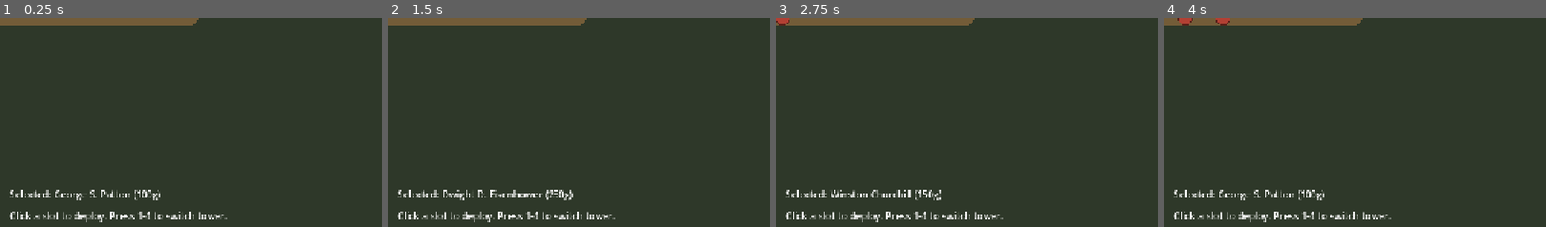
Above: before the commit, frames 1-4 (left to right).
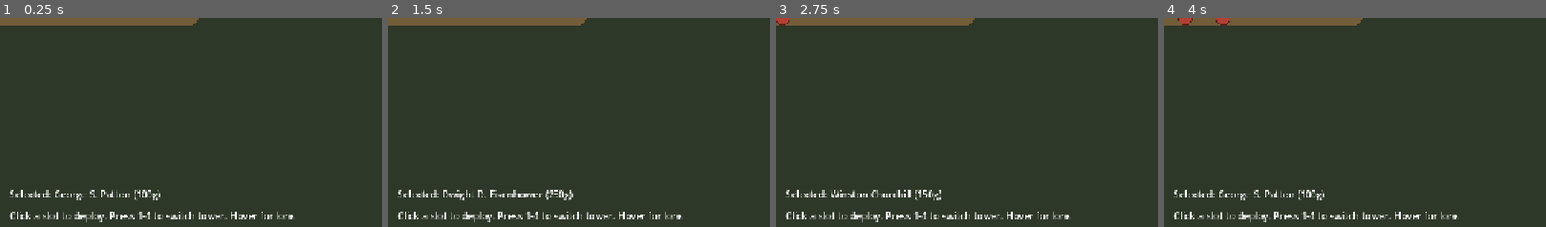
Above: after the commit, the same moments.

Repository: Josh-Buck/wwii-td
Game: Godot game, scene res://scenes/main/Main.tscn
The game is run twice, just before and just after one commit, with the same random seed, the same clock (stepped at 60 frames per second) and the same inputs.
Inputs (mouse positions are % of the whole screen's width and height, from its top left):
- Up to frame 1 (0.25 s): no input
- Up to frame 2 (1.5 s): tap A at 0.5, 1.25 s; move the mouse to (16, 38) at 0.52 s; tap 1 at 0.6 s; click (16, 38) at 0.67 s; move the mouse to (34, 38) at 1.27 s; tap 2 at 1.35 s; click (34, 38) at 1.42 s
- Up to frame 3 (2.75 s): tap A at 2 s; move the mouse to (44, 16) at 2.02 s; tap 3 at 2.1 s; click (44, 16) at 2.17 s
- Up to frame 4 (4 s): tap A at 2.75, 3.5 s; move the mouse to (64, 50) at 2.77 s; tap 4 at 2.85 s; click (64, 50) at 2.92 s; move the mouse to (81, 64) at 3.52 s; tap 1 at 3.6 s; click (81, 64) at 3.67 s
The pictures show only the part of the screen within x 0-50%, y 50-100%; the shares and areas given below are measured in that part.

The runs differ from the first frame. In frame 1, 0.2% of the frame differs, in the area x 60-77%, y 92-97%; in frame 2, 0.2%; in frame 3, 0.2%; in frame 4, 0.2%.

Commit message:
M1: tooltip lore on hover for towers and enemies

Diff:
--- a/autoload/EventBus.gd
+++ b/autoload/EventBus.gd
@@ -11,6 +11,8 @@
 # Combat
 signal enemy_killed(enemy: Node, reward: int)
 signal enemy_reached_end(enemy: Node)
+signal enemy_hovered(enemy: Node)
+signal enemy_unhovered(enemy: Node)
 
 # Towers
 signal tower_placed(tower: Node)
@@ -18,6 +20,8 @@
 signal tower_selected(tower: Node)
 signal tower_deselected
 signal tower_selection_changed(stats: Resource)  ## active palette selection
+signal tower_hovered(tower: Node)
+signal tower_unhovered(tower: Node)
 
 # Codex
 signal codex_entry_unlocked(entry_id: StringName)
--- a/scenes/enemies/Enemy.gd
+++ b/scenes/enemies/Enemy.gd
@@ -25,7 +25,18 @@
 	if health_bar:
 		health_bar.max_value = max_hp
 		health_bar.value = hp
+	if hitbox:
+		hitbox.input_pickable = true
+		hitbox.mouse_entered.connect(_on_hover_entered)
+		hitbox.mouse_exited.connect(_on_hover_exited)
 	queue_redraw()
+
+func _on_hover_entered() -> void:
+	if not dead:
+		EventBus.enemy_hovered.emit(self)
+
+func _on_hover_exited() -> void:
+	EventBus.enemy_unhovered.emit(self)
 
 func _process(delta: float) -> void:
 	if dead:
--- a/scenes/towers/Tower.gd
+++ b/scenes/towers/Tower.gd
@@ -8,6 +8,7 @@
 
 @onready var range_area: Area2D = $RangeArea
 @onready var range_collision: CollisionShape2D = $RangeArea/CollisionShape2D
+@onready var hover_area: Area2D = $HoverArea
 @onready var fire_timer: Timer = $FireTimer
 
 func _ready() -> void:
@@ -29,7 +30,15 @@
 	range_area.body_exited.connect(_on_target_exited)
 	range_area.area_entered.connect(_on_target_area_entered)
 	range_area.area_exited.connect(_on_target_area_exited)
+	hover_area.mouse_entered.connect(_on_hover_entered)
+	hover_area.mouse_exited.connect(_on_hover_exited)
 	queue_redraw()
+
+func _on_hover_entered() -> void:
+	EventBus.tower_hovered.emit(self)
+
+func _on_hover_exited() -> void:
+	EventBus.tower_unhovered.emit(self)
 
 func effective_damage() -> float:
 	return stats.damage  # M2 will fold in adjacency buffs
--- a/scenes/towers/Tower.tscn
+++ b/scenes/towers/Tower.tscn
@@ -1,9 +1,12 @@
-[gd_scene load_steps=4 format=3]
+[gd_scene load_steps=5 format=3]
 
 [ext_resource type="Script" path="res://scenes/towers/Tower.gd" id="1"]
 
 [sub_resource type="CircleShape2D" id="rangeShape"]
 radius = 160.0
+
+[sub_resource type="CircleShape2D" id="hoverShape"]
+radius = 22.0
 
 [node name="Tower" type="Node2D"]
 script = ExtResource("1")
@@ -11,9 +14,17 @@
 [node name="RangeArea" type="Area2D" parent="."]
 collision_layer = 0
 collision_mask = 2
+input_pickable = false
 
 [node name="CollisionShape2D" type="CollisionShape2D" parent="RangeArea"]
 shape = SubResource("rangeShape")
+
+[node name="HoverArea" type="Area2D" parent="."]
+collision_layer = 0
+collision_mask = 0
+
+[node name="CollisionShape2D" type="CollisionShape2D" parent="HoverArea"]
+shape = SubResource("hoverShape")
 
 [node name="FirePoint" type="Marker2D" parent="."]
 
--- a/scenes/ui/HUD.gd
+++ b/scenes/ui/HUD.gd
@@ -7,25 +7,66 @@
 @onready var end_label: Label = $EndScreen/Panel/Label
 @onready var hint_label: Label = $HintLabel
 @onready var selection_label: Label = $SelectionLabel
+@onready var tooltip: PanelContainer = $Tooltip
+@onready var tooltip_title: Label = $Tooltip/VBox/TitleLabel
+@onready var tooltip_lore: Label = $Tooltip/VBox/LoreLabel
 
 func _ready() -> void:
 	end_screen.visible = false
+	tooltip.visible = false
 	EventBus.gold_changed.connect(func(g): gold_label.text = "Gold: %d" % g)
 	EventBus.lives_changed.connect(func(l): lives_label.text = "Lives: %d" % l)
 	EventBus.wave_started.connect(func(w): wave_label.text = "Wave %d" % (w + 1))
 	EventBus.tower_selection_changed.connect(_on_selection_changed)
+	EventBus.tower_hovered.connect(_on_tower_hovered)
+	EventBus.tower_unhovered.connect(_on_tower_unhovered)
+	EventBus.enemy_hovered.connect(_on_enemy_hovered)
+	EventBus.enemy_unhovered.connect(_on_enemy_unhovered)
 	gold_label.text = "Gold: %d" % GameState.gold
 	lives_label.text = "Lives: %d" % GameState.lives
 	wave_label.text = "Wave 1"
 	if hint_label:
-		hint_label.text = "Click a slot to deploy. Press 1-4 to switch tower."
+		hint_label.text = "Click a slot to deploy. Press 1-4 to switch tower. Hover for lore."
 	if selection_label:
 		selection_label.text = "Selected: —"
+
+func _process(_delta: float) -> void:
+	if tooltip.visible:
+		var mp := get_viewport().get_mouse_position()
+		# Offset so cursor doesn't overlap; flip to left of cursor near right edge.
+		var pos := mp + Vector2(20, 16)
+		var vp_size := get_viewport().get_visible_rect().size
+		if pos.x + tooltip.size.x > vp_size.x:
+			pos.x = mp.x - tooltip.size.x - 20
+		if pos.y + tooltip.size.y > vp_size.y:
+			pos.y = mp.y - tooltip.size.y - 16
+		tooltip.position = pos
 
 func _on_selection_changed(stats: Resource) -> void:
 	if selection_label and stats:
 		selection_label.text = "Selected: %s (%dg)" % [stats.display_name, stats.cost]
 
+func _show_tooltip_for_stats(stats: Resource) -> void:
+	if stats == null:
+		return
+	tooltip_title.text = stats.display_name
+	tooltip_lore.text = stats.tooltip_lore
+	tooltip.visible = true
+
+func _on_tower_hovered(tower: Node) -> void:
+	if tower and tower.stats:
+		_show_tooltip_for_stats(tower.stats)
+
+func _on_tower_unhovered(_tower: Node) -> void:
+	tooltip.visible = false
+
+func _on_enemy_hovered(enemy: Node) -> void:
+	if enemy and enemy.stats:
+		_show_tooltip_for_stats(enemy.stats)
+
+func _on_enemy_unhovered(_enemy: Node) -> void:
+	tooltip.visible = false
+
 func show_end_screen(victory: bool) -> void:
 	end_label.text = "VICTORY" if victory else "DEFEAT"
 	end_screen.visible = true
--- a/scenes/ui/HUD.tscn
+++ b/scenes/ui/HUD.tscn
@@ -49,6 +49,28 @@
 mouse_filter = 2
 text = "Selected: —"
 
+[node name="Tooltip" type="PanelContainer" parent="."]
+visible = false
+mouse_filter = 2
+offset_left = 0.0
+offset_top = 0.0
+offset_right = 360.0
+offset_bottom = 80.0
+
+[node name="VBox" type="VBoxContainer" parent="Tooltip"]
+mouse_filter = 2
+
+[node name="TitleLabel" type="Label" parent="Tooltip/VBox"]
+mouse_filter = 2
+text = ""
+theme_override_font_sizes/font_size = 16
+
+[node name="LoreLabel" type="Label" parent="Tooltip/VBox"]
+mouse_filter = 2
+text = ""
+autowrap_mode = 2
+custom_minimum_size = Vector2(340, 0)
+
 [node name="EndScreen" type="Control" parent="."]
 visible = false
 offset_right = 1280.0
